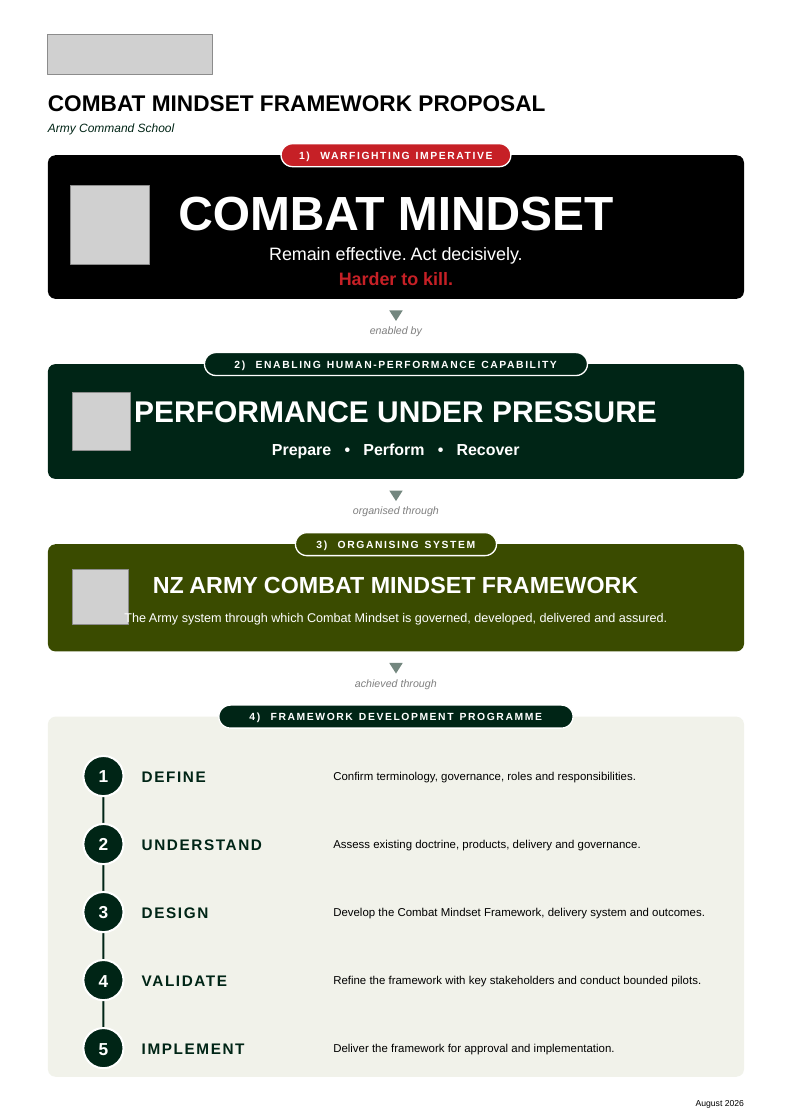
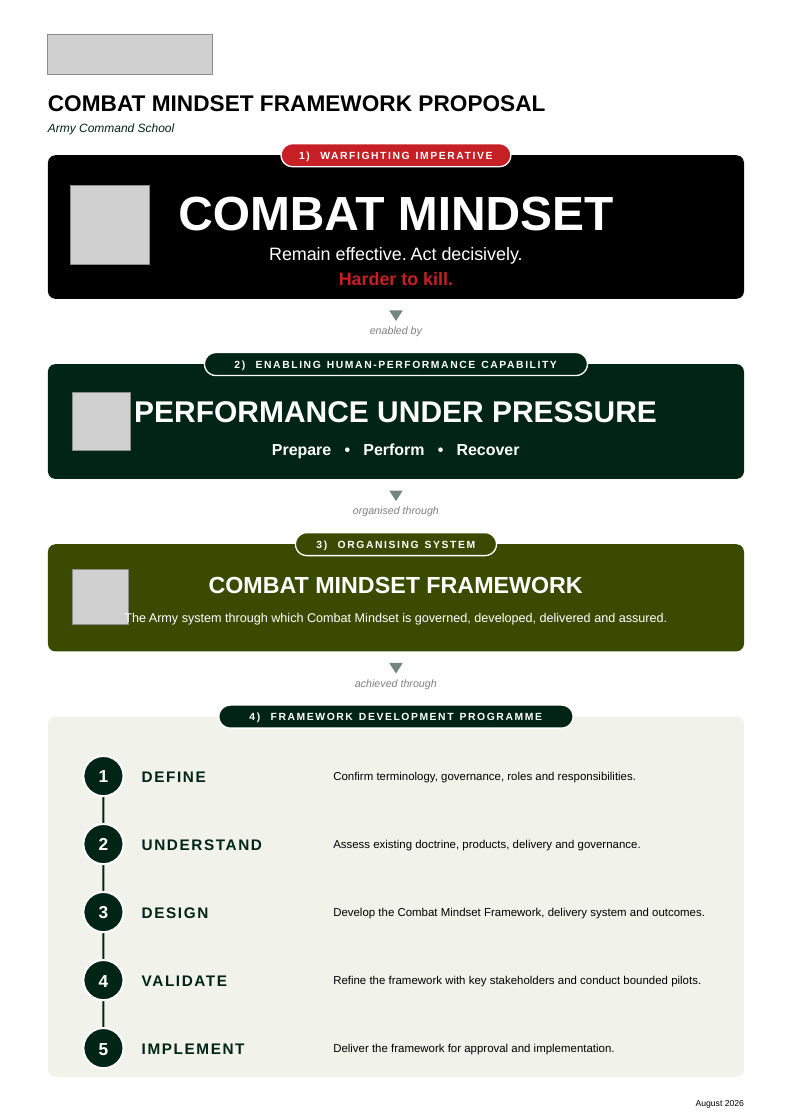
Before and after one commit to TacEdge/PUP, a slide deck: slide 1 of output/combat-mindset-onepager-portrait.pptx. Drawn at 792x1120 pixels with LibreOffice and Linux fonts; fonts in the diff are those of the drawing; grey boxes stand for pictures. Boxes give left, top, right and bottom in pixels: in the first picture for what was removed or moved away, otherwise in the second. Text is boxed around its words. In the diff, an @@ line names an element or a change of style, - is before the commit and + after.

```diff
--- a/output/combat-mindset-onepager-portrait.pptx
+++ b/output/combat-mindset-onepager-portrait.pptx
@@ text at [209,576,582,594]: text changed @@
-NZ ARMY COMBAT MINDSET FRAMEWORK
+COMBAT MINDSET FRAMEWORK
```
Also in this commit, not shown: 5 other files.
